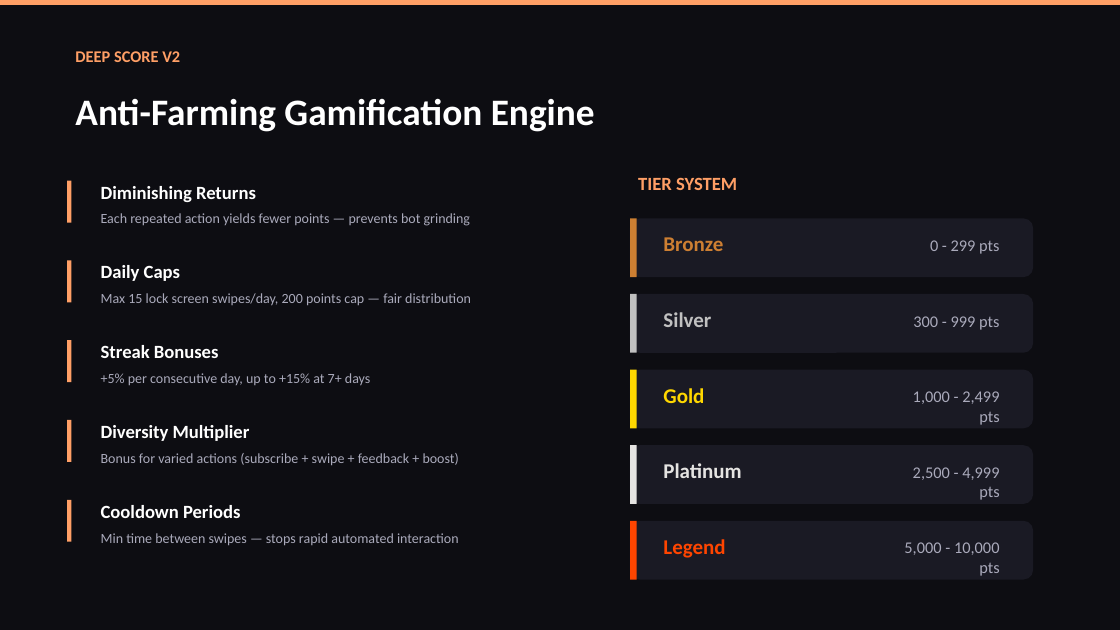
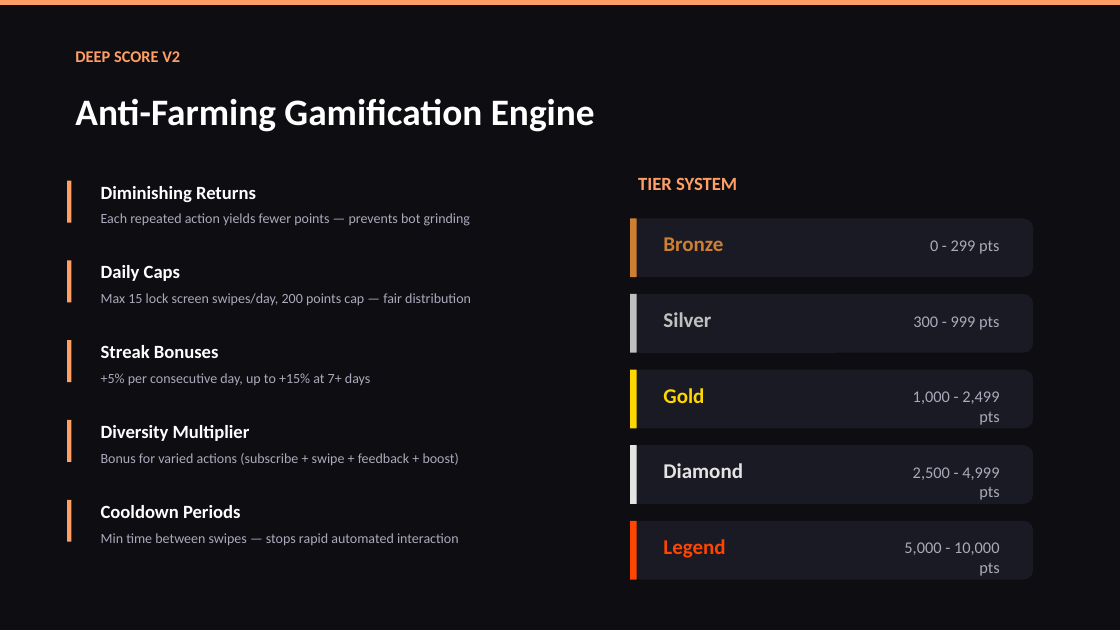
Before and after one commit to DEEPBRANDINGDOOH/DEEP-PULSE, a slide deck: slide 5 of DEEP_PULSE_PITCH_DECK_2026.pptx. Drawn at 1120x630 pixels with LibreOffice and Linux fonts; fonts in the diff are those of the drawing. Boxes give left, top, right and bottom in pixels: in the first picture for what was removed or moved away, otherwise in the second. Text is boxed around its words. In the diff, an @@ line names an element or a change of style, - is before the commit and + after.

```diff
--- a/DEEP_PULSE_PITCH_DECK_2026.pptx
+++ b/DEEP_PULSE_PITCH_DECK_2026.pptx
@@ text at bbox=[663, 463, 743, 478]: text changed @@
-Platinum
+Diamond
```
Also in this commit, not shown: 1 other slide changed, 2 other files.
